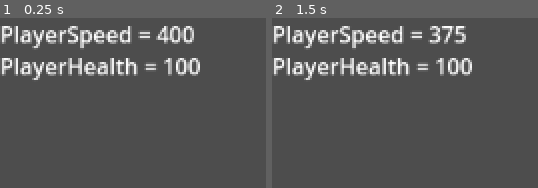
Above: before the commit, frames 1-2 (left to right).
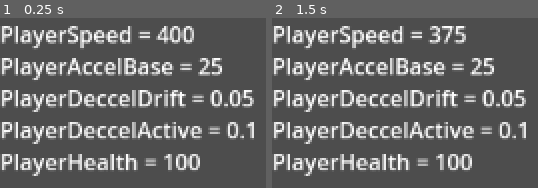
Above: after the commit, the same moments.

Repository: TheBritz/kung-flu
Game: Godot game, scene res://server_properties.tscn
The game is run twice, just before and just after one commit, with the same random seed, the same clock (stepped at 60 frames per second) and the same inputs. This scene is started directly instead of the project's main scene.
Inputs:
- Up to frame 1 (0.25 s): no input
- Up to frame 2 (1.5 s): tap Enter at 0.5 s; hold Right (ui_right) 0.53-1.28 s; tap Space at 1.25 s; hold Down (ui_down) from 1.28 s (still down)

The runs differ from the first frame. In frame 1, 18% of the frame differs, in the area x 0-96%, y 23-93%; in frame 2, 18%.

Commit message:
refining player movement further and tying it to server properties

Diff:
--- a/basic_player.gd
+++ b/basic_player.gd
@@ -8,20 +8,33 @@
 
 func _physics_process(delta):
 	if is_multiplayer_authority():
+		# Gather base acceleration input, multiplied by PlayerBaseAcceleration
+		var inputAcc = Input.get_vector("ui_left", "ui_right", "ui_up", "ui_down") * serverProperties.PlayerAccelBase #playerSpeed
+
+		# Break input into x and y
+		var xAcc = inputAcc.x
+		var yAcc = inputAcc.y
+
+		# Handle decceleration
+		if inputAcc.x == 0:
+			if inputAcc.y == 0:
+				# Drift decceleration: should be a slower decceleration than active decceleration
+				xAcc = -velocity.x * serverProperties.PlayerDeccelDrift
+				yAcc = -velocity.y * serverProperties.PlayerDeccelDrift
+			else:
+				# Active decceleration: this should be a more rapid decceleration because we want
+				#                       the movement to feel responsive and "snap" to a direction
+				#                       quicker than when drifting.
+				xAcc = -velocity.x * serverProperties.PlayerDeccelActive
+		elif inputAcc.y == 0:
+			# Active decceleration
+			yAcc = -velocity.y * serverProperties.PlayerDeccelActive
+		velocity.x += xAcc
+		velocity.y += yAcc
+
+		# Clamp player speed to the designated maximum
 		var playerSpeed = serverProperties.PlayerSpeed if serverProperties.PlayerSpeed else 400
 		var maxVelocity = Vector2(playerSpeed, playerSpeed)
 		var minVelocity = Vector2(-playerSpeed, -playerSpeed)
-		var inputAcc = Input.get_vector("ui_left", "ui_right", "ui_up", "ui_down") * 25 #playerSpeed
-		var xAcc = inputAcc.x
-		var yAcc = inputAcc.y
-		if inputAcc.x == 0:
-			xAcc = -sign(velocity.x) * 7
-			if inputAcc.y == 0:
-				xAcc = -velocity.x * .05
-				yAcc = -velocity.y * .05
-		elif inputAcc.y == 0:
-			yAcc = -sign(velocity.y) * 7
-		velocity.x += xAcc
-		velocity.y += yAcc
 		velocity = velocity.clamp(minVelocity, maxVelocity)
 	move_and_slide()
--- a/server_properties.gd
+++ b/server_properties.gd
@@ -5,6 +5,9 @@
 
 #Server properties should be defined here and be Pascale case
 @export var PlayerSpeed = 400
+@export var PlayerAccelBase = 25
+@export var PlayerDeccelDrift = .05
+@export var PlayerDeccelActive = .1
 @export var PlayerHealth = 100
 
 func _ready() -> void:
--- a/server_properties.tscn
+++ b/server_properties.tscn
@@ -10,6 +10,15 @@
 properties/1/path = NodePath(".:PlayerHealth")
 properties/1/spawn = true
 properties/1/replication_mode = 1
+properties/2/path = NodePath(".:PlayerAccelBase")
+properties/2/spawn = true
+properties/2/replication_mode = 1
+properties/3/path = NodePath(".:PlayerDeccelDrift")
+properties/3/spawn = true
+properties/3/replication_mode = 1
+properties/4/path = NodePath(".:PlayerDeccelActive")
+properties/4/spawn = true
+properties/4/replication_mode = 1
 
 [node name="ServerProperties" type="Node"]
 script = ExtResource("1_6e4ef")
